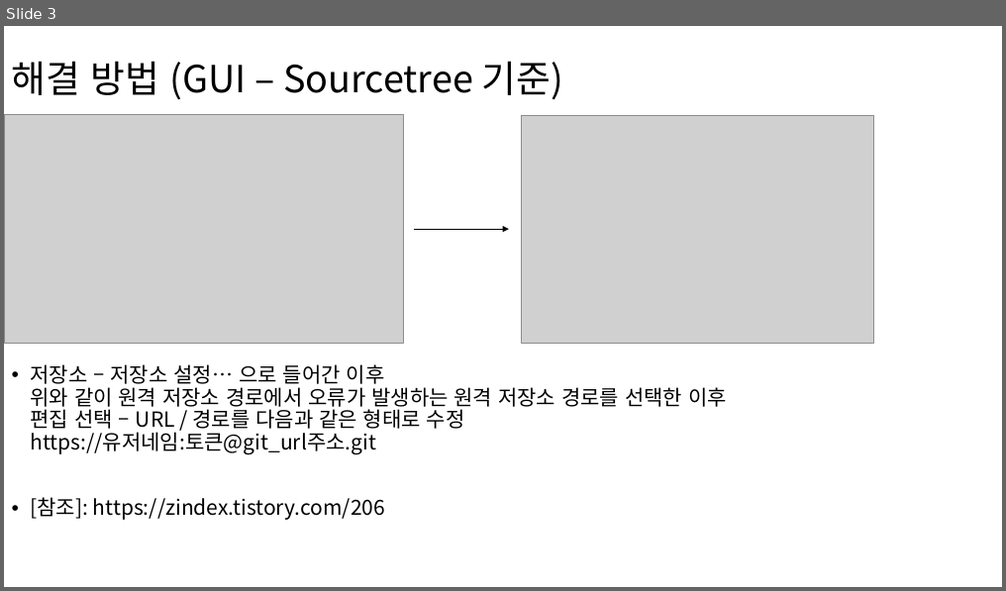
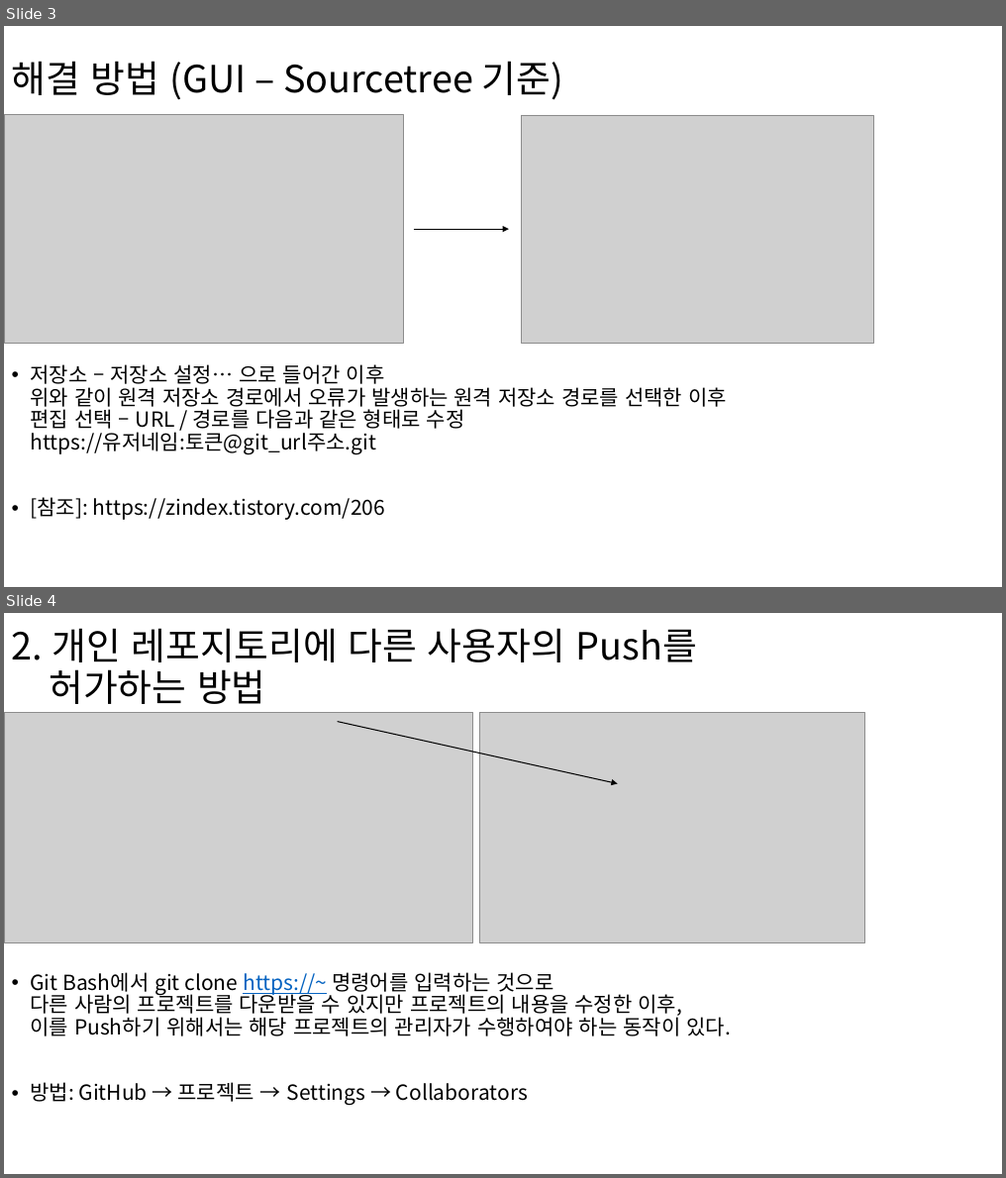
Before and after one commit to wlscks92/WTTest, a slide deck: Git_문제점_정리.pptx. Shown one above the other, each under a label of ours: slide 3 before the commit, slides 3 and 4 after it. The pictures are 1006x591 and 1006x1178 pixels, drawn with LibreOffice and Linux fonts; fonts in the diff are those of the drawing; grey boxes stand for pictures. Boxes give left, top, right and bottom in pixels: in the first picture for what was removed or moved away, otherwise in the second. Text is boxed around its words. In the diff, an @@ line names an element or a change of style, - is before the commit and + after.

Commit message:
[240423] Git_문제점_정리.pptx 업데이트
관리자 시점에서 다른 사용자에게 프로젝트의 push 권한을 주는 방법 기술

```diff
--- a/Git_문제점_정리.pptx
+++ b/Git_문제점_정리.pptx
@@ slide 4 added at (x1=4, y1=613, x2=1002, y2=1174), background #FFFFFF @@
@@ title added at (x1=12, y1=628, x2=697, y2=704), 36 pt, text #000000 @@
+2. 개인 레포지토리에 다른 사용자의 Push를
+허가하는 방법
@@ picture added at (x1=4, y1=713, x2=473, y2=943) @@
@@ arrow added from (338, 722) to (618, 783), #000000 1 pt @@
@@ picture added at (x1=479, y1=713, x2=865, y2=943) @@
@@ text added at (x1=30, y1=972, x2=731, y2=1106), 20 pt, text #000000 @@
+• Git Bash에서 git clone https://~ 명령어를 입력하는 것으로
+  다른 사람의 프로젝트를 다운받을 수 있지만 프로젝트의 내용을 수정한 이후,
+  이를 Push하기 위해서는 해당 프로젝트의 관리자가 수행하여야 하는 동작이 있다.
+• 방법: GitHub → 프로젝트 → Settings → Collaborators
```
Also in this commit, not shown: 2 slides changed, 1 other slide added.
